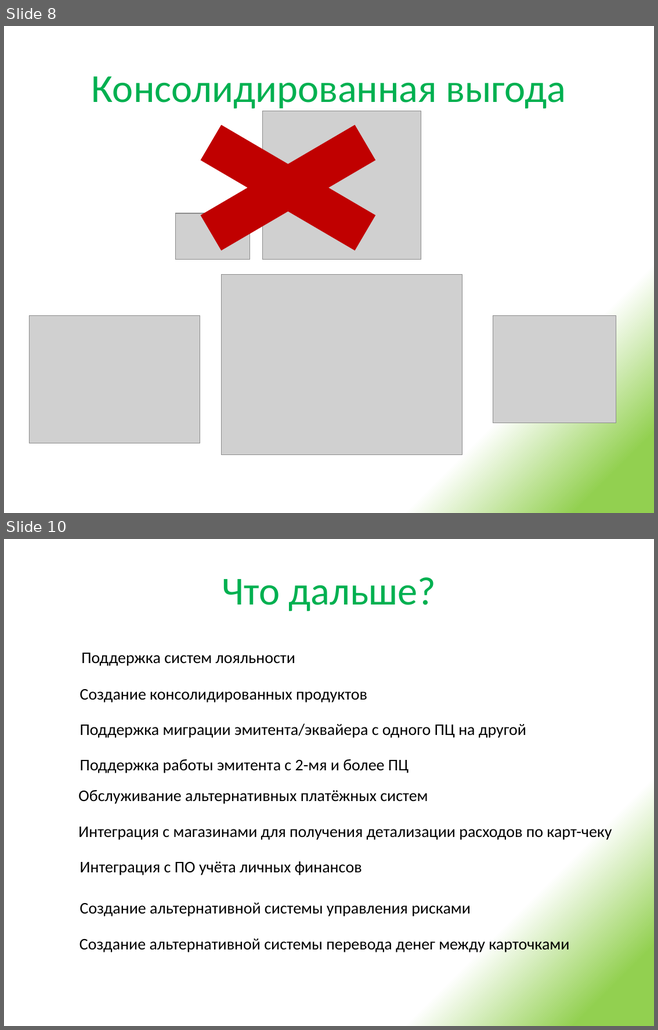
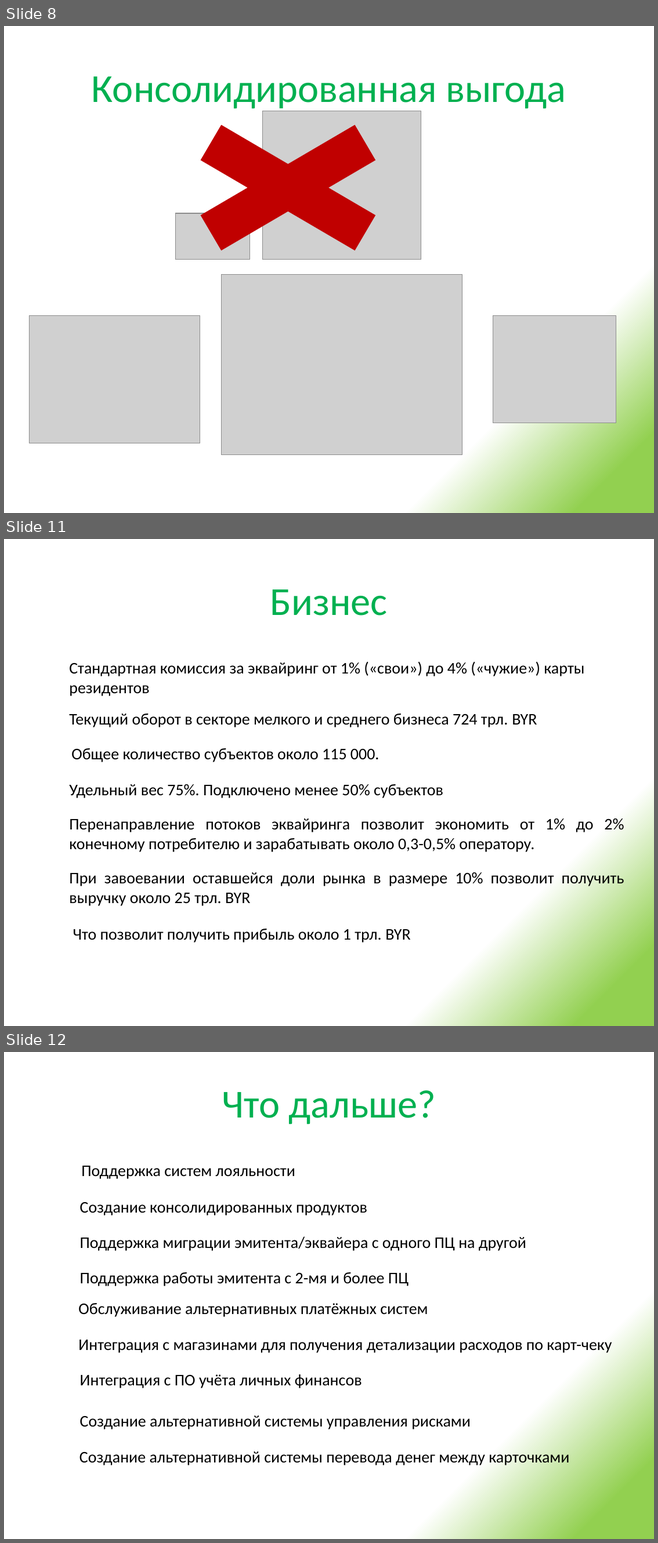
Before and after one commit to urgal/scft, a slide deck: Docs/Презентация решения.pptx. Shown one above the other, each under a label of ours: slides 8 and 10 before the commit, slides 8, 11 and 12 after it; the slides between them are not shown. The pictures are 658x1030 and 658x1543 pixels, drawn with LibreOffice and Linux fonts; fonts in the diff are those of the drawing; grey boxes stand for pictures. Boxes give left, top, right and bottom in pixels: in the first picture for what was removed or moved away, otherwise in the second. Text is boxed around its words. In the diff, an @@ line names an element or a change of style, - is before the commit and + after.

```diff
--- a/Docs/Презентация решения.pptx
+++ b/Docs/Презентация решения.pptx
@@ slide 11 added at (4,539,654,1026), background gradient #92D050 to #FFFFFF @@
@@ title added at (270,589,387,616), 44 pt, text #00B050 @@
+Бизнес
@@ text added at (69,661,584,696), 18 pt, text #000000 @@
+Стандартная комиссия за эквайринг от 1% («свои») до 4% («чужие») карты
+резидентов
@@ text added at (69,714,536,727), 18 pt, text #000000 @@
+Текущий оборот в секторе мелкого и среднего бизнеса 724 трл. BYR
@@ text added at (71,748,379,762), 18 pt, text #000000 @@
+Общее количество субъектов около 115 000.
@@ text added at (69,784,443,798), 18 pt, text #000000 @@
+Удельный вес 75%. Подключено менее 50% субъектов
@@ text added at (69,819,623,852), 18 pt, text #000000 @@
+Перенаправление потоков эквайринга позволит экономить от 1% до 2%
+конечному потребителю и зарабатывать около 0,3-0,5% оператору.
@@ text added at (69,870,624,906), 18 pt, text #000000 @@
+При завоевании оставшейся доли рынка в размере 10% позволит получить выручку около 25 трл. BYR
@@ text added at (73,929,410,943), 18 pt, text #000000 @@
+Что позволит получить прибыль около 1 трл. BYR
@@ what was slide 10 is now slide 12 @@
```
Also in this commit, not shown: 3 slides changed, 2 other slides added, 1 slide removed, 1 other file.
